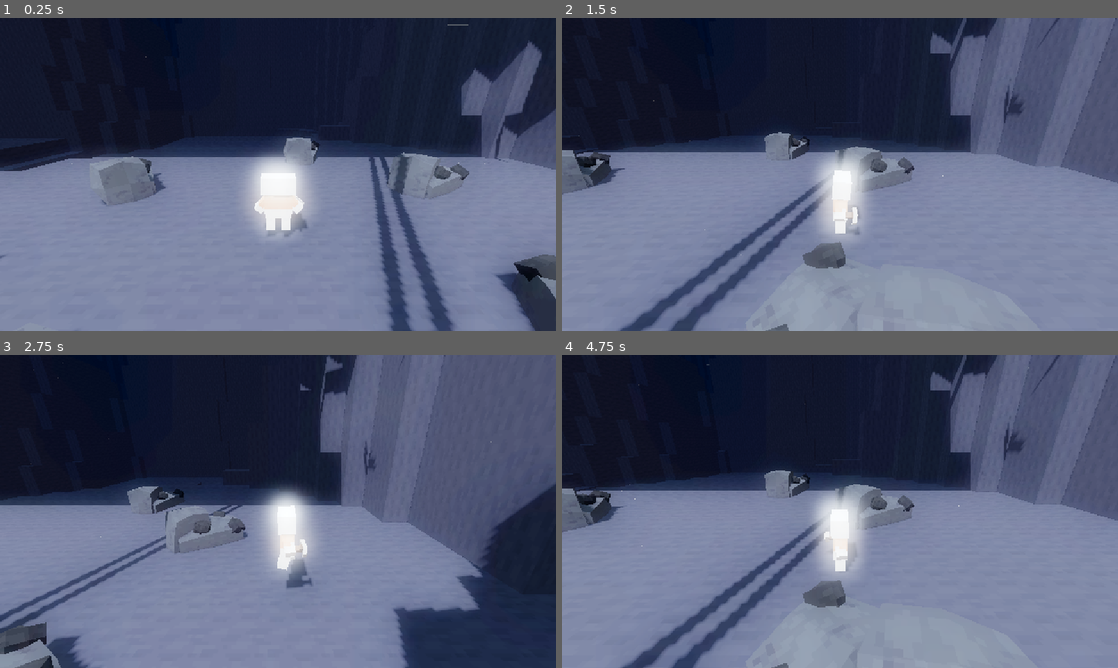
Above: before the commit, frames 1-4 (two rows, left to right).
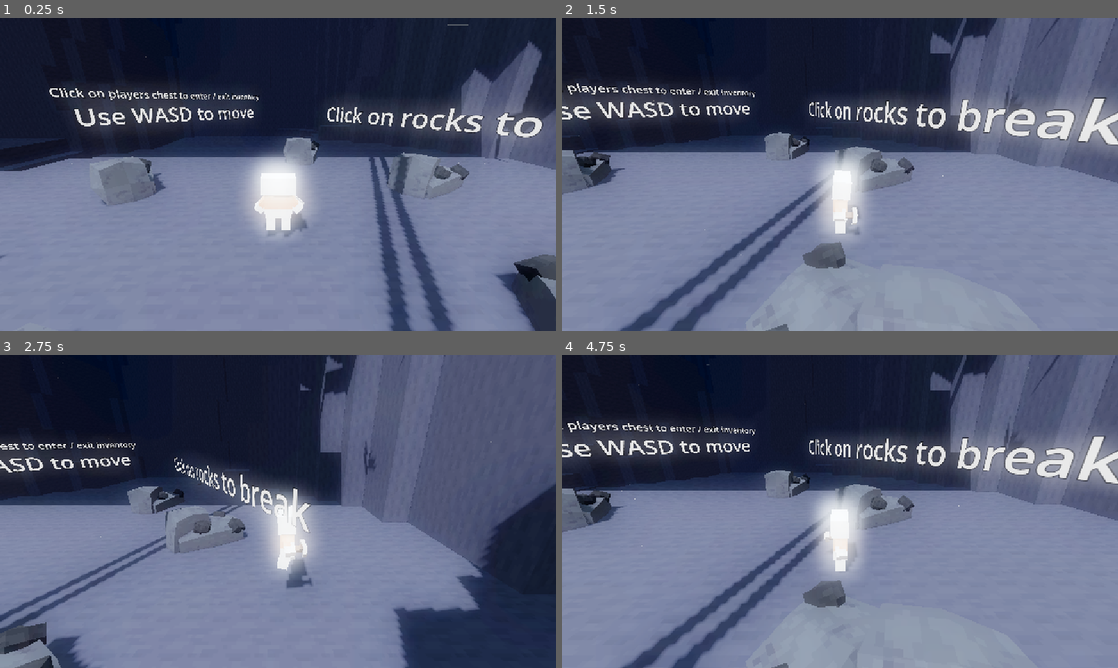
Above: after the commit, the same moments.

Repository: Regonold520/SealGame
Game: Godot game, scene res://main.tscn
Same seed, same stepped clock (60 frames per second), same inputs: the game is played once before the commit and once after it. The engine's default icon, where the game draws it, is replaced by a stand-in: a white triangle on a blue panel in a dark square.
Inputs (mouse positions are in pixels of both pictures, inside the frame that each line leads up to):
- Up to frame 1 (0.25 s): no input
- Up to frame 2 (1.5 s): tap Enter (ui_accept) at 0.5, 0.77 s; move the mouse to (962, 158) at 0.52 s; hold D (Right) 0.53-1.25 s; click (962, 158) at 0.6 s; drag from (728, 190) to (812, 237) at 1.27 s
- Up to frame 3 (2.75 s): tap Enter (ui_accept) at 2 s; move the mouse to (333, 442) at 2.02 s; hold D (Right) from 2.03 s (still down); tap Alt at 2.1 s; click (333, 442) at 2.3 s
- Up to frame 4 (4.75 s): release D (Right) at 2.75 s; drag from (812, 574) to (673, 464) at 2.77 s; move the mouse to (1006, 558) at 3.52 s; hold A (Left) 3.53-4.25 s; click (1006, 558) at 3.6 s; tap Enter (ui_accept) at 3.77 s; drag from (673, 464) to (756, 433) at 4.27 s

The runs differ from the first frame. In frame 1, 5.9% of the frame differs, in the area x 8-99%, y 22-41%; in frame 2, 8.9%; in frame 3, 3.2%; in frame 4, 8.9%, in the area x 0-100%, y 21-44%.

Commit message:
Added inventory swtiching and basic tutorial.

Diff:
--- a/References.gd
+++ b/References.gd
@@ -12,23 +12,51 @@
 
 @onready var invHolder = get_viewport().get_camera_3d().find_child("ExternalInv", true)
 
-var inv = {}
+var inv = {"items": {}, "id": "player"}
+
+var allInvs = []
 
 func _ready() -> void:
+	inv["obj"] = self
+	allInvs.append(inv)
 	await get_tree().create_timer(1).timeout
-	addItem("quartz", 99)
 
 func addItem(id, count = 1):
 	var has = false
-	if inv.get(id):
-		inv[id]["count"] += count
+	if inv["items"].get(id):
+		inv["items"][id]["count"] += count
 	else:
 		var newEntry = {
 			"count": count
 		}
-		inv[id] = newEntry
+		inv["items"][id] = newEntry
+	refreshSlots()
+
+func removeItem(id, count = 1):
+	var has = false
+	if inv["items"].get(id):
+		inv["items"][id]["count"] -= count
+
+		if inv["items"][id]["count"] <= 0:
+			inv["items"].erase(id)
+	else:
+		pass
+	refreshSlots()
+
+
+
+func getInv(toGet) -> Dictionary:
+	for i in allInvs:
+		if i["id"] == toGet:
+			return i
+	return {}
+
+func refreshSlots():
+	for slot in invManager.slots:
+		slot.changeSlot(null)
+
 	var c = 0
+	for item_id in inv["items"].keys():
+		invManager.slots[c].changeSlot(item_id, inv)
 
-	for item_id in inv.keys():
-		invManager.slots[c].changeSlot(item_id)
 		c += 1
--- a/inventoryManager.gd
+++ b/inventoryManager.gd
@@ -5,8 +5,12 @@
 
 @onready var tween
 @onready var uiHolder = get_viewport().get_camera_3d().find_child("CanvasLayer")
+
+signal slotclicked
+
 var slots = []
 func _ready() -> void:
+	slotclicked.connect(slotClicked)
 	var holder = get_viewport().get_camera_3d().find_child("Items", true)
 	slots = holder.get_children()
 
@@ -48,3 +52,6 @@
 
 
 	tween.tween_property(uiHolder.find_child("ItemsPanel"), "position:x", -171.0, 0.3)
+
+func slotClicked(slot, inv):
+	pass
--- a/inventorySlot.gd
+++ b/inventorySlot.gd
@@ -1,17 +1,22 @@
-extends Node2D
+extends Area2D
 class_name InventorySlot
 
 @export var slotMover = 0.0
 var currentItem = null
 @onready var countText = find_child("CountText", true)
-
+var hovering = false
+var myInv = null
 var deltaTimer = 0
 @onready var origY = $Mover.position.y
 func _process(delta: float) -> void:
 	deltaTimer += delta
 	$Mover.position.y = origY + sin(deltaTimer + (slotMover/2)) * 1.5
+	if hovering and Input.is_action_just_pressed("Interact"):
+
+		Ref.invManager.slotclicked.emit(self, myInv)
 
 func changeSlot(item, targetInv = Ref.inv):
+	myInv = targetInv
 	currentItem = item
 	countText = find_child("CountText", true)
 	if item == null:
@@ -25,6 +30,12 @@
 			countText.visible = true
 		$Mover/Item.texture = load("res://sprites/"+item+".png")
 		$Mover/BG.self_modulate = Color("FFFFFF")
-		var c = targetInv[item]["count"]
+		var c = targetInv["items"][item]["count"]
 		if countText != null:
 			countText.text = "X" + str(c)
+
+func _mouse_enter() -> void:
+	hovering = true
+
+func _mouse_exit() -> void:
+	hovering = false
--- a/lift.gd
+++ b/lift.gd
@@ -16,14 +16,19 @@
 @onready var camAxis = get_viewport().get_camera_3d().get_parent().get_parent()
 
 @onready var menu = get_viewport().get_camera_3d().find_child("TopMenu", true)
+@onready var invDisplay = get_viewport().get_camera_3d().find_child("ExternalInv", true)
 
 func _ready() -> void:
+	Ref.invManager.slotclicked.connect(slotClicked)
 	super()
-	await get_tree().create_timer(1).timeout
-	addItem("coal", 20)
-	addItem("stone", 30)
-	addItem("quartz", 40)
-	#drawInv()
+
+func slotClicked(slot : InventorySlot, inv):
+	if inv["id"] == "player":
+		Ref.getInv("lift")["obj"].addItem(slot.currentItem)
+		Ref.getInv("player")["obj"].removeItem(slot.currentItem)
+	elif inv["id"] == "lift":
+		Ref.getInv("player")["obj"].addItem(slot.currentItem)
+		Ref.getInv("lift")["obj"].removeItem(slot.currentItem)
 
 var deltaTimer = 0
 func _process(delta: float) -> void:
@@ -41,6 +46,7 @@
 	origPos = cam.global_position
 	origRot = cam.rotation_degrees
 	moveTween.tween_property(cam, "global_position", $CamPoint.global_position, 0.6)
+	moveTween.tween_property(invDisplay, "position:x", 869.0, 0.6)
 	var start_rot = cam.rotation
 	var target_rot = $CamPoint.global_rotation
 	Ref.invManager.openInv(true)
@@ -54,7 +60,7 @@
 		0.6
 	)
 	moveTween.tween_property(menu, "position:y", 0, 0.6)
-
+	drawInv()
 
 func close():
 	animPlayer.play("close")
@@ -68,5 +74,8 @@
 	moveTween.tween_property(cam, "position", Vector3(0, 0.965, 3.453), 0.6)
 	moveTween.tween_property(cam, "rotation_degrees", Vector3(-19.2, 0, 0), 0.6)
 	moveTween.tween_property(menu, "position:y", -148.0, 0.6)
+	moveTween.tween_property(invDisplay, "position:x", 1331.0, 0.6)
 	Ref.seal.camOverwrite = false
 	Ref.seal.canMove = true
+	await moveTween.finished
+	clearInv()
--- a/main.tscn
+++ b/main.tscn
@@ -87,11 +87,6 @@
 
 [node name="TestHolder" type="Node3D" parent="."]
 
-[node name="Label3D" type="Label3D" parent="TestHolder"]
-transform = Transform3D(1, 0, 0, 0, 1, 0, 0, 0, 1, 0.0790155, 3.40519, -12.104)
-text = "Seal Game!"
-font_size = 442
-
 [node name="MeshInstance3D" type="MeshInstance3D" parent="TestHolder"]
 mesh = SubResource("ArrayMesh_h2yge")
 skeleton = NodePath("../../root/@EditorNode@21272/@Panel@14/@VBoxContainer@15/DockHSplitLeftL/DockHSplitLeftR/DockHSpli …(273 unchanged characters)…
@@ -407,7 +402,7 @@
 texture = ExtResource("12_yaehf")
 
 [node name="ExternalInv" type="Node2D" parent="StartMover/Seal/CamAxis/Node3D/Camera3D/CanvasLayer"]
-position = Vector2(548, 328)
+position = Vector2(869, 360)
 scale = Vector2(3.5, 3.5)
 
 [node name="Interaction" type="Node3D" parent="StartMover/Seal"]
@@ -415,6 +410,7 @@
 
 [node name="LiftManager" type="StaticBody3D" parent="StartMover"]
 script = ExtResource("9_efxa6")
+invId = "lift"
 
 [node name="blockbench_export" parent="StartMover/LiftManager" instance=ExtResource("9_kek77")]
 transform = Transform3D(1, 0, 0, 0, 1, 0, 0, 0, 1, 0.572164, -0.610535, 4.66947)
@@ -482,6 +478,33 @@
 [node name="CamPoint" type="Node3D" parent="StartMover/LiftManager"]
 transform = Transform3D(-0.95882, 0.106853, -0.263148, 0, 0.926529, 0.376224, 0.284015, 0.360731, -0.888374, 0.21, 0.905, 2.715)
 
+[node name="Label3D" type="Label3D" parent="StartMover"]
+transform = Transform3D(0.762228, 0, 0.647309, 0, 1, 0, -0.647309, 0, 0.762228, -4.09819, 1.54909, -5.95483)
+text = "Use WASD to move"
+font_size = 157
+
+[node name="Label3D5" type="Label3D" parent="StartMover"]
+transform = Transform3D(0.762228, 0, 0.647309, 0, 1, 0, -0.647309, 0, 0.762228, -4.09819, 2.31344, -5.95483)
+text = "Click on players chest to enter / exit inventory"
+font_size = 72
+
+[node name="Label3D2" type="Label3D" parent="StartMover"]
+transform = Transform3D(0.606793, 0, -0.79486, 0, 1, 0, 0.79486, 0, 0.606793, 4.77529, 1.54909, -2.6956)
+text = "Click on rocks to break"
+font_size = 157
+
+[node name="Label3D3" type="Label3D" parent="StartMover"]
+transform = Transform3D(-0.988137, 0, 0.153572, 0, 1, 0, -0.153572, 0, -0.988137, 0.417969, 2.36487, 3.88313)
+text = "Click on the lift door to open"
+font_size = 157
+
+[node name="Label3D4" type="Label3D" parent="StartMover"]
+transform = Transform3D(-0.988137, 0, 0.153572, 0, 1, 0, -0.153572, 0, -0.988137, -3.41299, 1.21242, 3.72728)
+modulate = Color(0.633757, 0.633757, 0.633757, 1)
+text = "Click on inventory slots
+to transfer between inventories"
+font_size = 82
+
 [node name="StaticBody3D" type="StaticBody3D" parent="."]
 
 [node name="MeshInstance3D" type="MeshInstance3D" parent="StaticBody3D"]
--- a/slot.tscn
+++ b/slot.tscn
@@ -1,10 +1,12 @@
-[gd_scene load_steps=4 format=3 uid="uid://gkk74q71qimf"]
+[gd_scene load_steps=5 format=3 uid="uid://gkk74q71qimf"]
 
 [ext_resource type="Script" uid="uid://c5n7x2lj25egw" path="res://inventorySlot.gd" id="1_hiqfk"]
 [ext_resource type="Texture2D" uid="uid://b44bolxyvnaev" path="res://sprites/invSlot.png" id="1_khion"]
 [ext_resource type="FontFile" uid="uid://b77gneyev0w80" path="res://Gamer.ttf" id="3_hiqfk"]
 
-[node name="Slot" type="Node2D"]
+[sub_resource type="RectangleShape2D" id="RectangleShape2D_hiqfk"]
+
+[node name="Slot" type="Area2D"]
 script = ExtResource("1_hiqfk")
 
 [node name="Mover" type="Node2D" parent="."]
@@ -18,7 +20,6 @@
 [node name="Node2D" type="Node2D" parent="Mover"]
 position = Vector2(6, 7)
 rotation = -0.0557128
-scale = Vector2(1, 1)
 
 [node name="CountText" type="RichTextLabel" parent="Mover/Node2D"]
 z_index = 1
@@ -38,3 +39,6 @@
 fit_content = true
 scroll_active = false
 autowrap_mode = 0
+
+[node name="CollisionShape2D" type="CollisionShape2D" parent="."]
+shape = SubResource("RectangleShape2D_hiqfk")
--- a/storage_container.gd
+++ b/storage_container.gd
@@ -1,49 +1,97 @@
 extends Interactable
 class_name StorageContainer
 
-var inventory = {}
+var inventory = {"items": {}}
 var slots = []
 @export var slotCount = 4
 @export var drawColumns = 2
 @export var drawRows = 2
 
+@export var invId = "basic"
+var linkedInv = null
+
+
+signal slotclicked
+
 func _ready() -> void:
+	inventory["id"] = invId
+	inventory["obj"] = self
+	Ref.allInvs.append(inventory)
+	slotclicked.connect(slotClicked)
 	var slotScene = load("res://slot.tscn")
 	for i in slotCount:
 		var newSlot = slotScene.instantiate()
 		slots.append(newSlot)
 
+
 func addItem(id, count = 1):
 	var has = false
-	if inventory.get(id):
-		inventory[id]["count"] += count
+	if inventory["items"].get(id):
+		inventory["items"][id]["count"] += count
 	else:
 		var newEntry = {
 			"count": count
 		}
-		inventory[id] = newEntry
-	var c = 0
+		inventory["items"][id] = newEntry
+	refreshSlots()
 
-	for item_id in inventory.keys():
-		slots[c].changeSlot(item_id, inventory)
-		c += 1
+func removeItem(id, count = 1):
+	var has = false
+	if inventory["items"].get(id):
+		inventory["items"][id]["count"] -= count
+
+		if inventory["items"][id]["count"] <= 0:
+			inventory["items"].erase(id)
+	else:
+		pass
+
+	refreshSlots()
 
 func drawInv():
-	var c = 0
 	var spacerX = 25
 	var spacerY = 22
-
 	for i in Ref.invHolder.get_children():
 		i.queue_free()
-
+	linkedInv = []
+	for i in slots:
+		linkedInv.append(i.duplicate())
 	var currSlot = 0
 	for y in drawRows:
 		for x in drawColumns:
-			if slots.size() > currSlot:
-				slots[currSlot].slotMover = float(y)
-				var d = slots[currSlot].duplicate()
+			if linkedInv.size() > currSlot:
+				var d = linkedInv[currSlot]
+				d.slotMover = float(y)
 				d.changeSlot(slots[currSlot].currentItem, inventory)
 				Ref.invHolder.add_child(d)
-				d.position = Vector2((0 + x*spacerX) - ((drawColumns-1)*spacerX)/2,
-					(0 + y * spacerY) - ((drawRows-1)*spacerY)/2)
+				d.position = Vector2(
+					(x * spacerX) - ((drawColumns - 1) * spacerX) / 2,
+					(y * spacerY) - ((drawRows - 1) * spacerY) / 2
+				)
 			currSlot += 1
+
+func clearInv():
+
+	for i in linkedInv:
+		i.queue_free()
+	linkedInv = null
+
+func slotClicked(slot, inv):
+	pass
+
+func refreshSlots():
+	for slot in slots:
+		slot.changeSlot(null)
+
+	if linkedInv != null:
+		for slot in linkedInv:
+			slot.changeSlot(null)
+
+	var c = 0
+
+	for item_id in inventory["items"].keys():
+		slots[c].changeSlot(item_id, inventory)
+
+		if linkedInv != null and linkedInv.size() > c:
+			linkedInv[c].changeSlot(item_id, inventory)
+
+		c += 1
